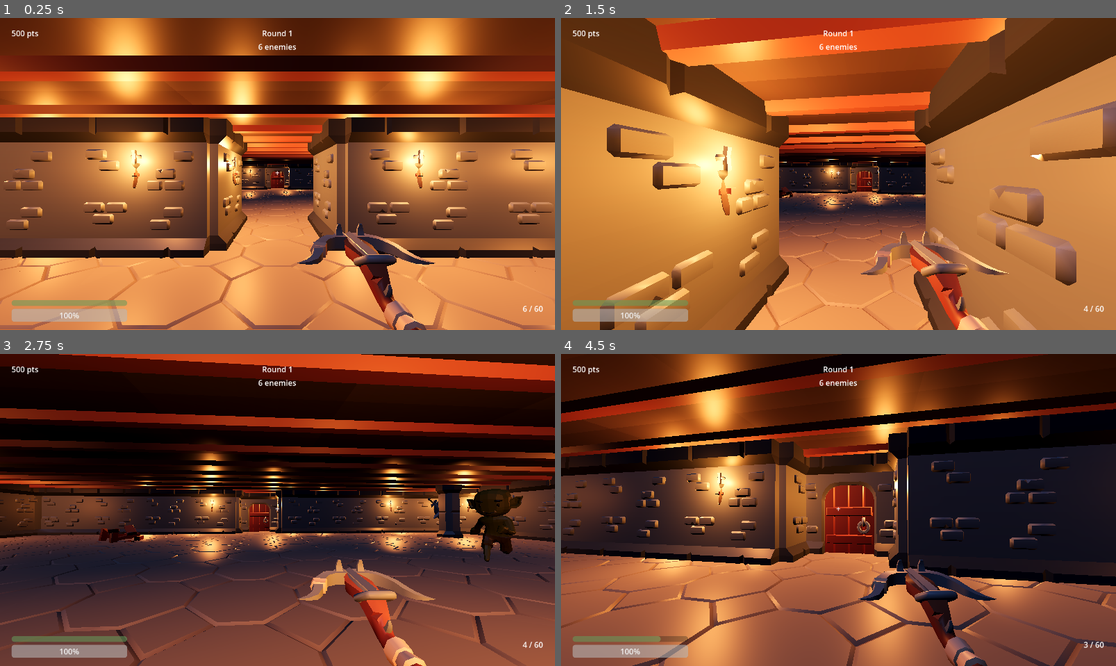
Above: before the commit, frames 1-4 (two rows, left to right).
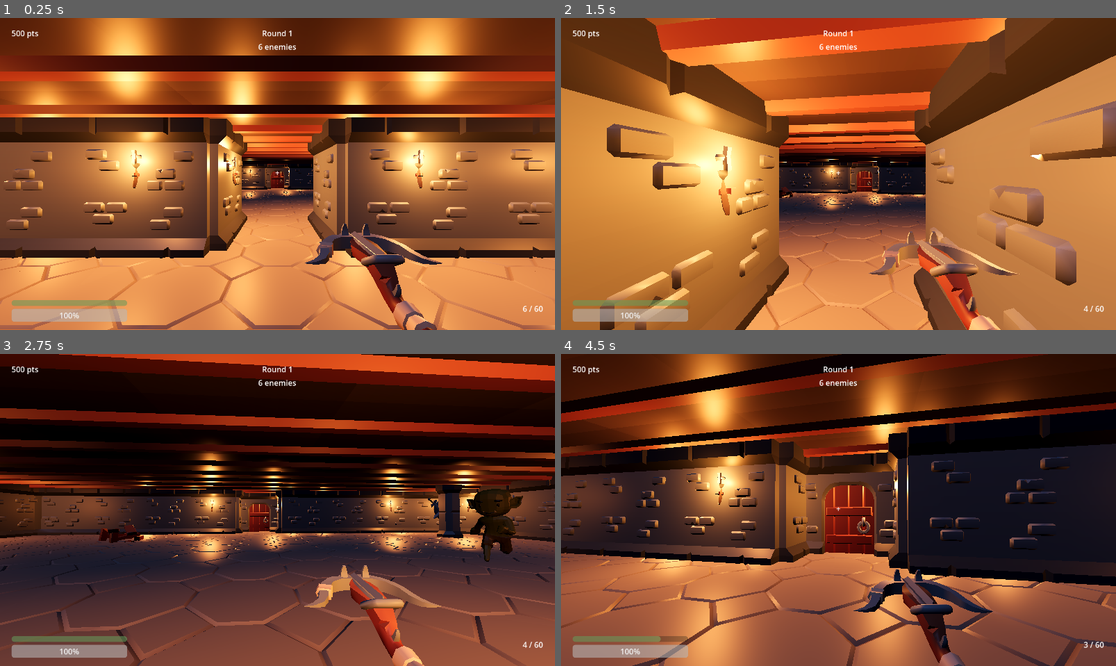
Above: after the commit, the same moments.

Repository: ariesyous/projectbluebean
Game: Godot game, scene res://scenes/world/Arena.tscn
The game is run twice, just before and just after one commit, with the same random seed, the same clock (stepped at 60 frames per second) and the same inputs.
Inputs (mouse positions are in pixels of both pictures, inside the frame that each line leads up to):
- Up to frame 1 (0.25 s): no input
- Up to frame 2 (1.5 s): tap Enter at 0.5 s; move the mouse to (866, 174) at 0.52 s; hold W (move_forward) from 0.53 s (still down); tap F (interact) at 0.6 s; click (866, 174) at 0.67 s; tap Space (jump) at 0.77 s; move the mouse to (810, 174) at 1.27 s; click (810, 174) at 1.35 s
- Up to frame 3 (2.75 s): keep holding W (move_forward); tap Space (jump) at 1.52 s; tap F (interact) at 1.55, 2.1 s; move the mouse to (288, 503) at 2.02 s
- Up to frame 4 (4.5 s): keep holding W (move_forward); move the mouse to (832, 516) at 2.77 s; tap V (melee) at 2.85 s; click (832, 516) at 2.92 s; tap Space (jump) at 3.02, 3.77 s; tap F (interact) at 3.05, 3.8 s; move the mouse to (877, 513) at 3.52 s; hold Shift (sprint) 3.53-4.28 s; move the mouse to (794, 506) at 4.27 s; tap 1 (weapon_1) at 4.35 s

The runs differ from the first frame. In frame 1, 2.2% of the frame differs, in the area x 53-80%, y 65-100%; in frame 2, 2.6%; in frame 3, 2.3%; in frame 4, 3.1%, in the area x 52-79%, y 65-100%.

Commit message:
Fix M7 regression: restore per-frame player updates
The M7 patch inserted _update_stamina() between move_and_slide() and the
trailing _physics_process calls, so _handle_weapon_input, _update_interaction,
_update_health_regen, and _update_weapon_visuals ended up after the function's
return as dead code and stopped running. This killed weapon bob/sway (the
visible symptom) plus automatic fire, interaction, and health regen.

Move those four calls back into _physics_process and keep _update_stamina as
a separate function after it. Verified in-game: weapon holder oscillates while
walking again.

Co-Authored-By: Claude Opus 4.8 <noreply@anthropic.com>

Diff:
--- a/projectbluebean/scripts/player/player.gd
+++ b/projectbluebean/scripts/player/player.gd
@@ -224,6 +224,11 @@
 		velocity.z = move_toward(velocity.z, 0.0, speed)
 	move_and_slide()
 
+	_handle_weapon_input()
+	_update_interaction()
+	_update_health_regen(delta)
+	_update_weapon_visuals(delta)
+
 ## Returns the move speed for this frame (boosted while sprinting) and advances
 ## the stamina meter. Sprinting drains it; emptying it sets _exhausted until it
 ## fully recovers, so you get a forced rest after over-sprinting.
@@ -243,11 +248,6 @@
 			_exhausted = false
 		stamina_changed.emit(stamina, max_stamina, _exhausted)
 	return move_speed
-
-	_handle_weapon_input()
-	_update_interaction()
-	_update_health_regen(delta)
-	_update_weapon_visuals(delta)
 
 func _update_weapon_visuals(delta: float) -> void:
 	if weapon_holder == null:
